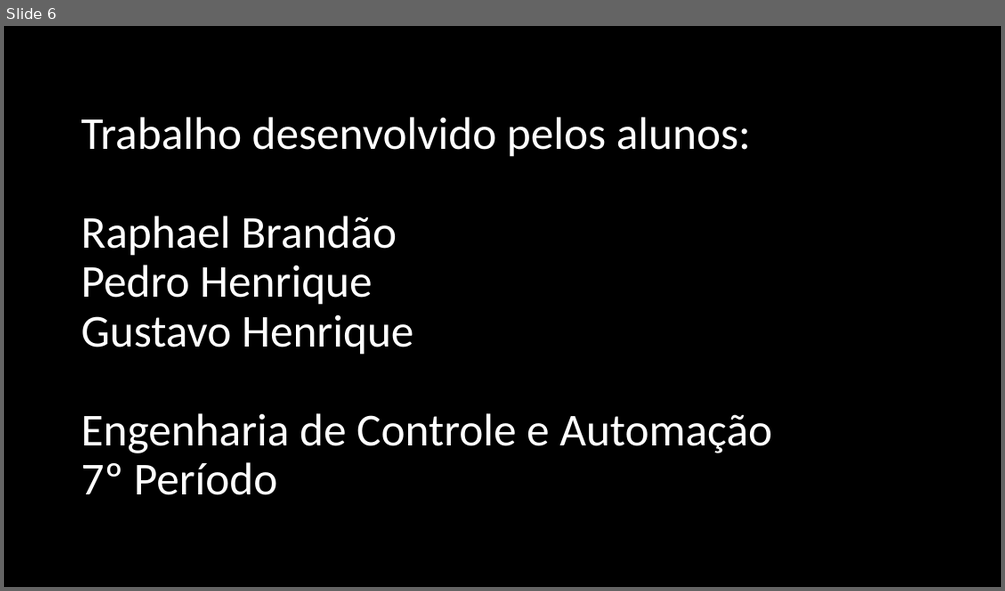
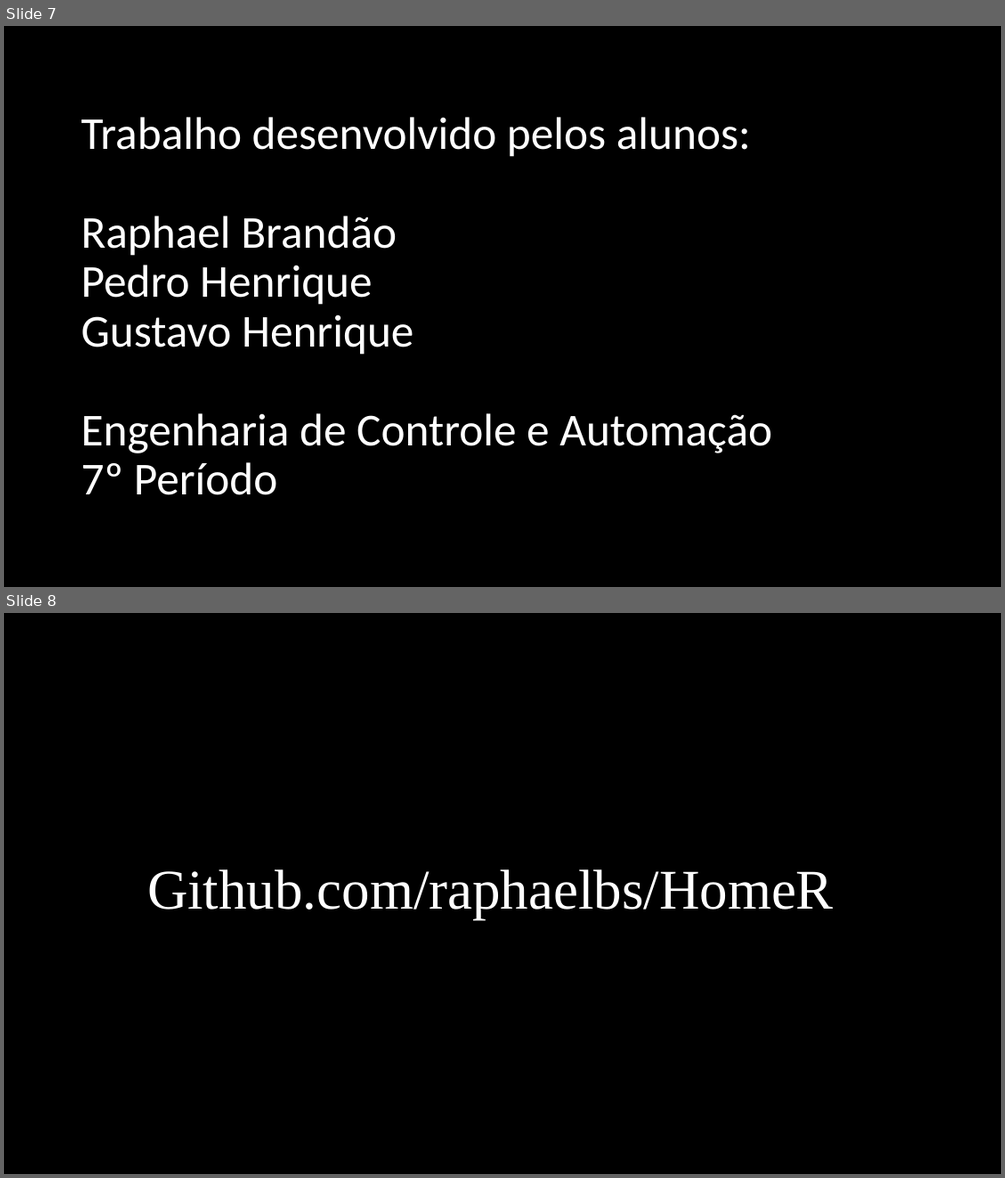
Before and after one commit to raphaelbs/HomeR, a slide deck: Trabalho de Domótica.pptx. Shown one above the other, each under a label of ours: slide 6 before the commit, slides 7 and 8 after it. The pictures are 1005x591 and 1005x1178 pixels, drawn with LibreOffice and Linux fonts; fonts in the diff are those of the drawing. Boxes give left, top, right and bottom in pixels: in the first picture for what was removed or moved away, otherwise in the second. Text is boxed around its words. In the diff, an @@ line names an element or a change of style, - is before the commit and + after.

```diff
--- a/Trabalho de Domótica.pptx
+++ b/Trabalho de Domótica.pptx
@@ slide 8 added at box(4, 613, 1001, 1174), background #000000 @@
@@ subtitle added at box(147, 869, 833, 919), 54 pt, text #FFFFFF @@
+Github.com/raphaelbs/HomeR
@@ what was slide 6 is now slide 7 @@
```
Also in this commit, not shown: 1 other slide added, 1 other file.
